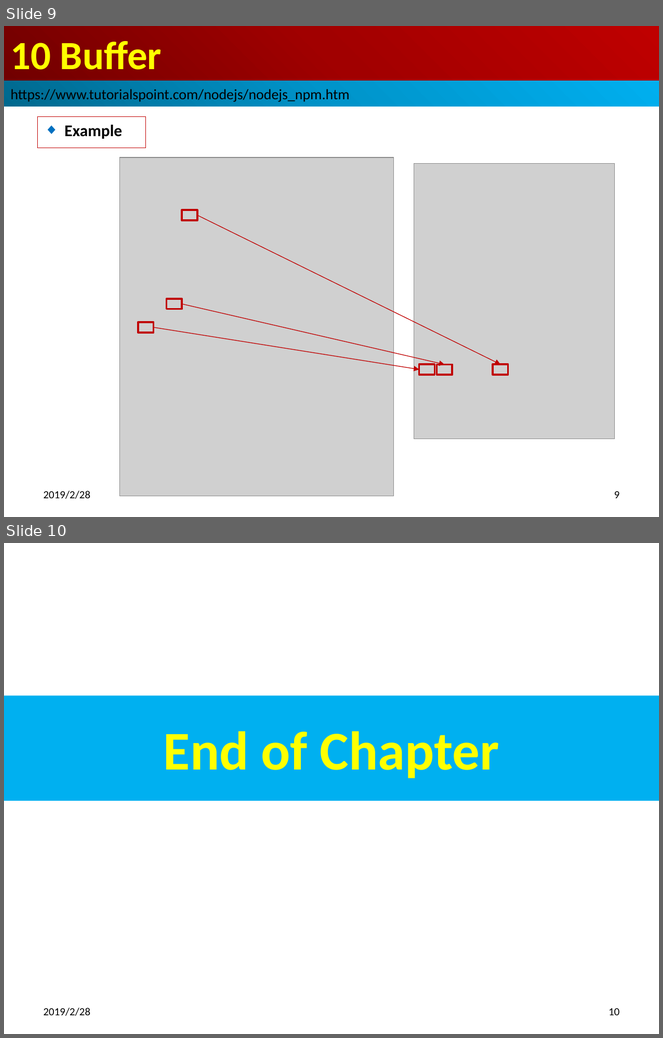
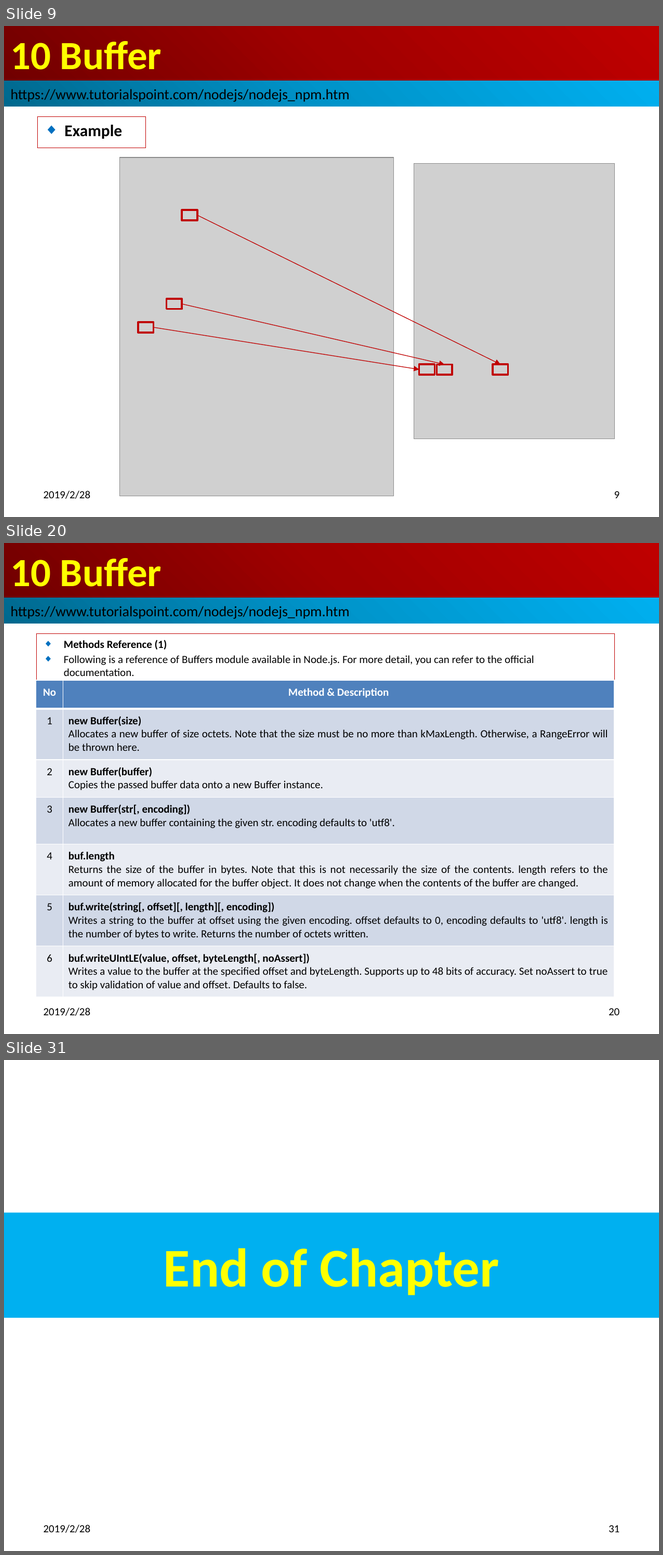
Before and after one commit to peterhchen/100-nodejs-basic, a slide deck: 15_Ch10_Buffer.pptx. Shown one above the other, each under a label of ours: slides 9 and 10 before the commit, slides 9, 20 and 31 after it; the slides between them are not shown. The pictures are 663x1038 and 663x1555 pixels, drawn with LibreOffice and Linux fonts; fonts in the diff are those of the drawing; grey boxes stand for pictures. Boxes give left, top, right and bottom in pixels: in the first picture for what was removed or moved away, otherwise in the second. Text is boxed around its words. In the diff, an @@ line names an element or a change of style, - is before the commit and + after.

Commit message:
Buffer Operation

```diff
--- a/15_Ch10_Buffer.pptx
+++ b/15_Ch10_Buffer.pptx
@@ slide 20 added at [4, 543, 659, 1034], background #FFFFFF @@
@@ title added at [4, 543, 659, 598], fill gradient #720000 to #A20000 to #C00000, 44 pt, text #FFFF00, bold @@
+10 Buffer
@@ rectangle added at [4, 598, 659, 624], fill gradient #00688E to #0094CA to #00B0F0, 16 pt, text #000000 @@
+https://www.tutorialspoint.com/nodejs/nodejs_npm.htm
@@ rectangle added at [37, 634, 614, 681], outline #C00000 0.75 pt, 12 pt, text #000000 @@
+◆ Methods Reference (1)
+◆ Following is a reference of Buffers module available in Node.js. For more detail, you can refer to the official documentation.
@@ table added at [36, 681, 614, 997], 7 rows, 2 columns @@
+No | Method & Description
+1 | new Buffer(size) / Allocates a new buffer of size octets. Note that the size must be no more than kMaxLength. Otherwise, a RangeError will be thrown here.
+2 | new Buffer(buffer) / Copies the passed buffer data onto a new Buffer instance.
+3 | new Buffer(str[, encoding]) / Allocates a new buffer containing the given str. encoding defaults to 'utf8'.
+4 | buf.length / Returns the size of the buffer in bytes. Note that this is not necessarily the size of the contents. length refers to the amount of memory allocated for the buffer object. It does not change when the contents of the buffer are changed.
+5 | buf.write(string[, offset][, length][, encoding]) / Writes a string to the buffer at offset using the given encoding. offset defaults to 0, encoding defaults to 'utf8'. length is the number of bytes to write. Returns the number of octets written.
+6 | buf.writeUIntLE(value, offset, byteLength[, noAssert]) / Writes a value to the buffer at the specified offset and byteLength. Supports up to 48 bits of accuracy. Set noAssert to true to skip validation of value and offset. Defaults to false.
@@ text added at [44, 1008, 91, 1016], 12 pt, text #000000 @@
+2019/2/28
@@ page number added at [609, 1008, 620, 1016], 12 pt, text #000000 @@
+20
@@ what was slide 10 is now slide 31 @@
@@ page number at [609, 1525, 620, 1533]: text changed @@
-10
+31
```
Also in this commit, not shown: 20 other slides added, 5 other files.
